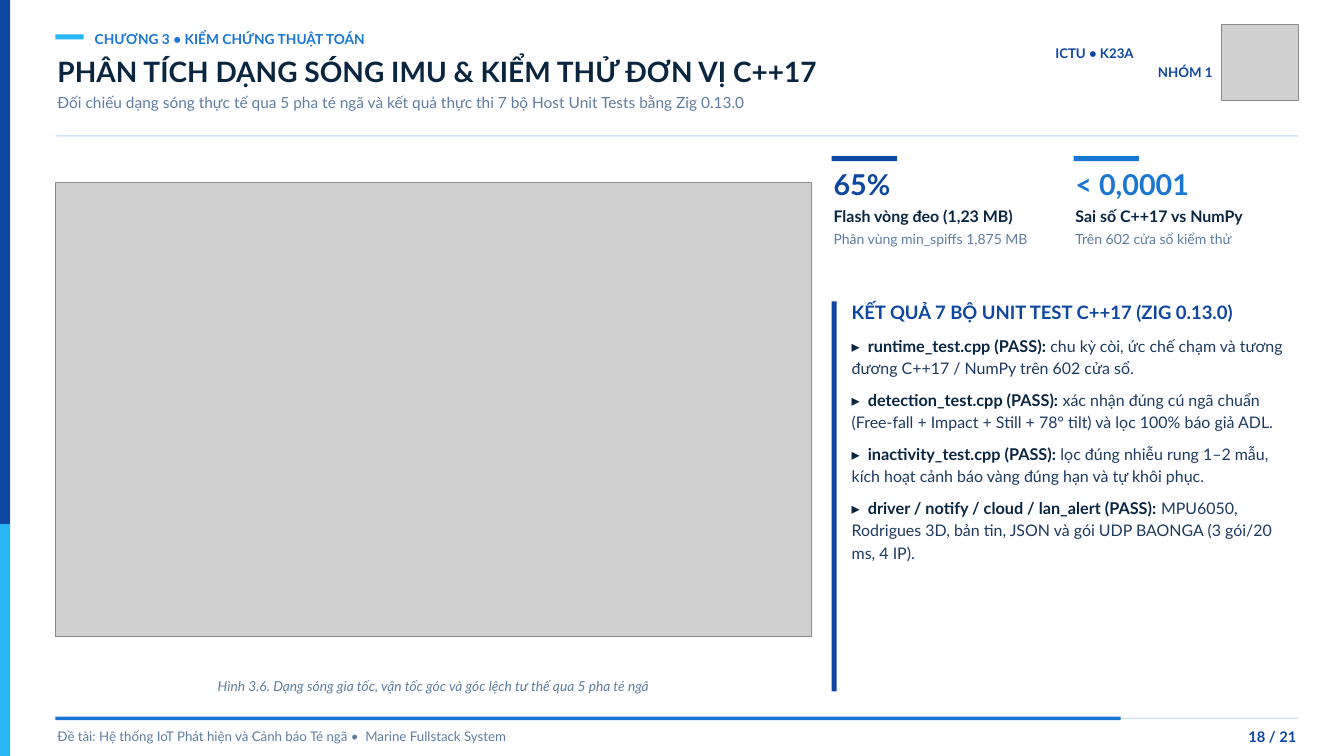
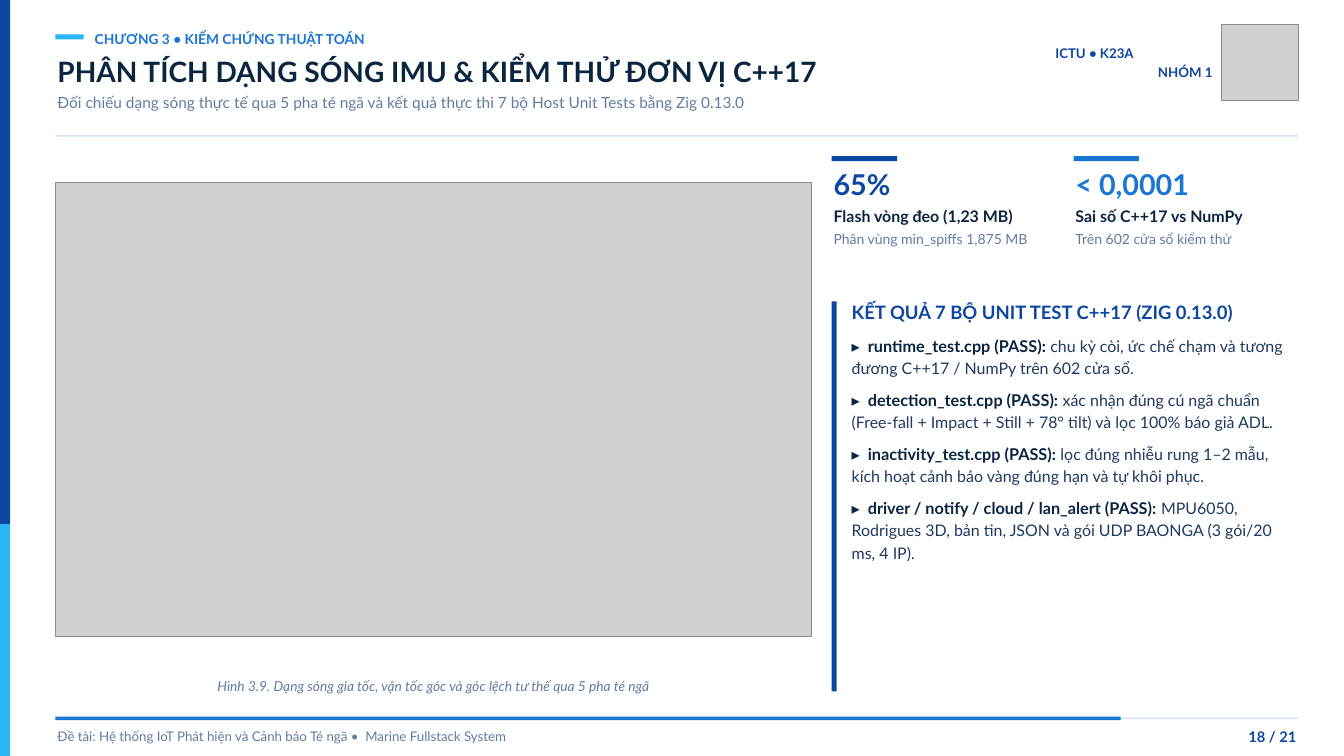
Before and after one commit to twhunq/Fall-Detect, a slide deck: slide 18 of docs/reports/Slide_Thuyet_Trinh_Nhom_1.pptx. Drawn at 1344x756 pixels with LibreOffice and Linux fonts; fonts in the diff are those of the drawing; grey boxes stand for pictures. Boxes give left, top, right and bottom in pixels: in the first picture for what was removed or moved away, otherwise in the second. Text is boxed around its words. In the diff, an @@ line names an element or a change of style, - is before the commit and + after.

```diff
--- a/docs/reports/Slide_Thuyet_Trinh_Nhom_1.pptx
+++ b/docs/reports/Slide_Thuyet_Trinh_Nhom_1.pptx
@@ text at box(217, 680, 649, 694): text changed @@
-Hình 3.6. Dạng sóng gia tốc, vận tốc góc và góc lệch tư thế qua 5 pha té ngã
+Hình 3.9. Dạng sóng gia tốc, vận tốc góc và góc lệch tư thế qua 5 pha té ngã
```
Also in this commit, not shown: 6 other slides changed, 8 other files.
